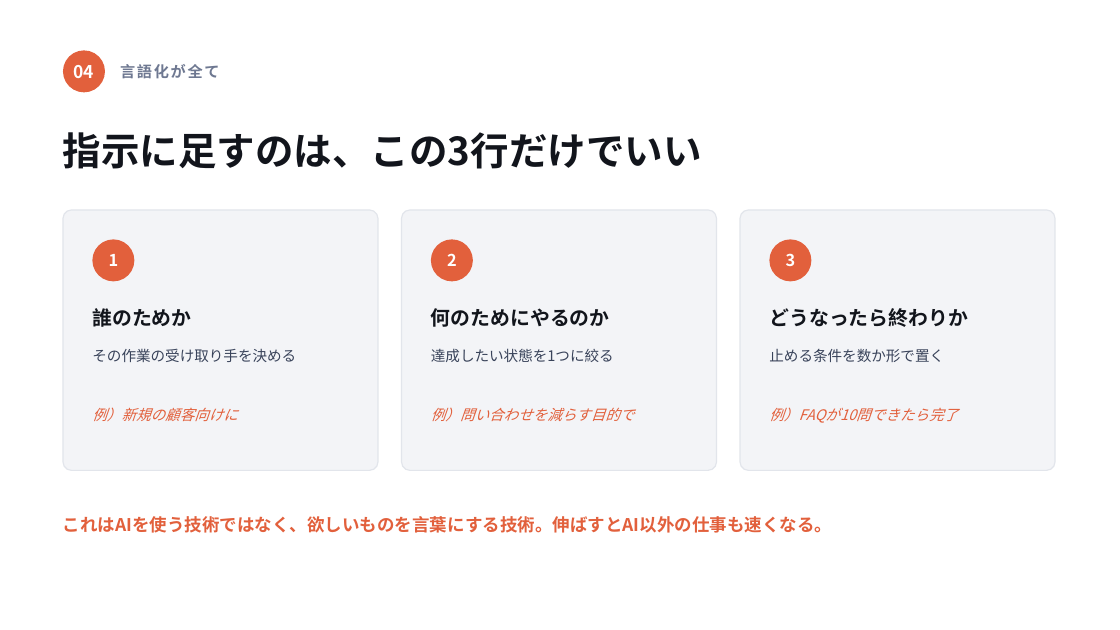
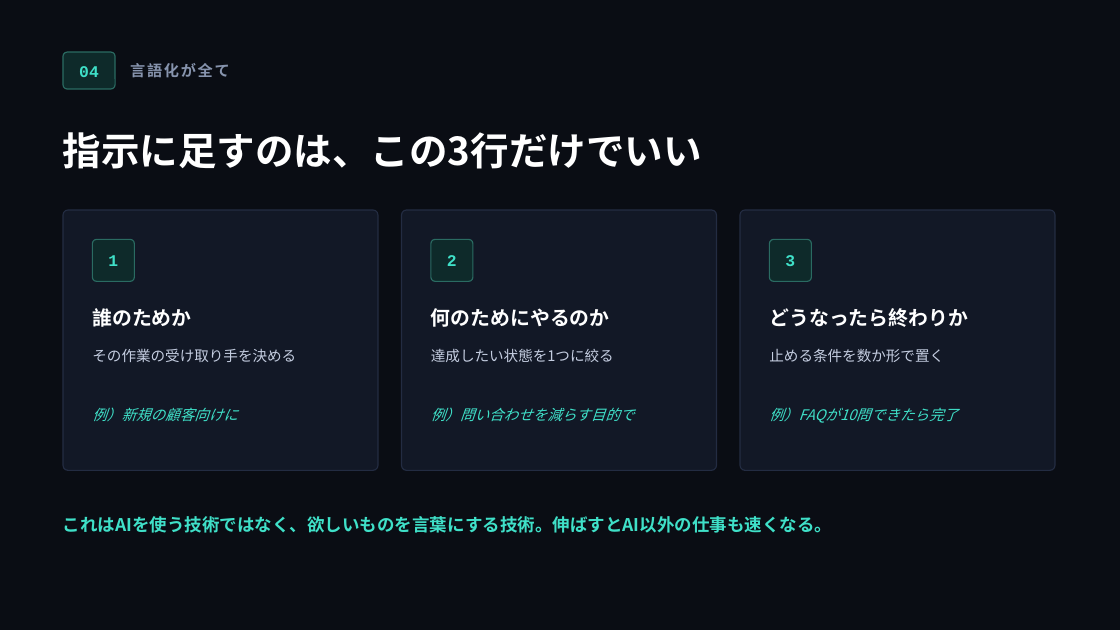
Before and after one commit to takuha/reel-host, a slide deck: slide 8 of docs/claude-code-deck/claude-code-summary.pptx. Drawn at 1120x630 pixels with LibreOffice and Linux fonts; fonts in the diff are those of the drawing. Boxes give left, top, right and bottom in pixels: in the first picture for what was removed or moved away, otherwise in the second. Text is boxed around its words. In the diff, an @@ line names an element or a change of style, - is before the commit and + after.

```diff
--- a/docs/claude-code-deck/claude-code-summary.pptx
+++ b/docs/claude-code-deck/claude-code-summary.pptx
@@ background #FFFFFF to #0A0D14 @@
@@ text "04" at (x1=79, y1=66, x2=99, y2=77): size 15 to 14 pt, font Noto Sans CJK JP to Courier New, text colour #FFFFFF to #3FE0C8 @@
@@ ellipse to rounded rectangle; fill #E2603C to #0E2A2A; outline none to #2A6B62 1 pt in 4 elements at (x1=92, y1=239, x2=134, y2=281), (x1=431, y1=239, x2=473, y2=281), (x1=770, y1=239, x2=812, y2=281), (x1=63, y1=52, x2=115, y2=89) @@
@@ rounded rectangle resized from (x1=63, y1=50, x2=105, y2=92) to (x1=63, y1=52, x2=115, y2=89) @@
@@ text "言語化が全て" moved from (x1=120, y1=64, x2=220, y2=79) to (x1=130, y1=63, x2=230, y2=78) @@
@@ text "言語化が全て" at (x1=130, y1=63, x2=230, y2=78): text colour #6E7891 to #8794AE @@
@@ fill #F3F4F7 to #121826; outline #E2E5EB 1 pt to #232C42 1 pt; proportions changed in 3 elements at (x1=63, y1=210, x2=378, y2=471), (x1=402, y1=210, x2=717, y2=471), (x1=740, y1=210, x2=1055, y2=471) @@
@@ font Noto Sans CJK JP to Courier New, text colour #FFFFFF to #3FE0C8 in 3 elements at (x1=108, y1=255, x2=118, y2=266), (x1=447, y1=255, x2=457, y2=266), (x1=785, y1=255, x2=795, y2=266) @@
@@ text colour #12151C to #FFFFFF in 4 elements at (x1=63, y1=132, x2=702, y2=169), (x1=92, y1=308, x2=191, y2=327), (x1=431, y1=308, x2=610, y2=327), (x1=769, y1=308, x2=968, y2=327) @@
@@ text colour #39435A to #C4CDE0 in 3 elements at (x1=92, y1=348, x2=296, y2=362), (x1=431, y1=348, x2=614, y2=362), (x1=769, y1=349, x2=944, y2=362) @@
@@ text colour #E2603C to #3FE0C8 in 4 elements at (x1=92, y1=407, x2=238, y2=421), (x1=431, y1=408, x2=635, y2=421), (x1=769, y1=407, x2=958, y2=423), (x1=63, y1=516, x2=832, y2=533) @@
```
Also in this commit, not shown: 11 other slides changed, 3 other files.
